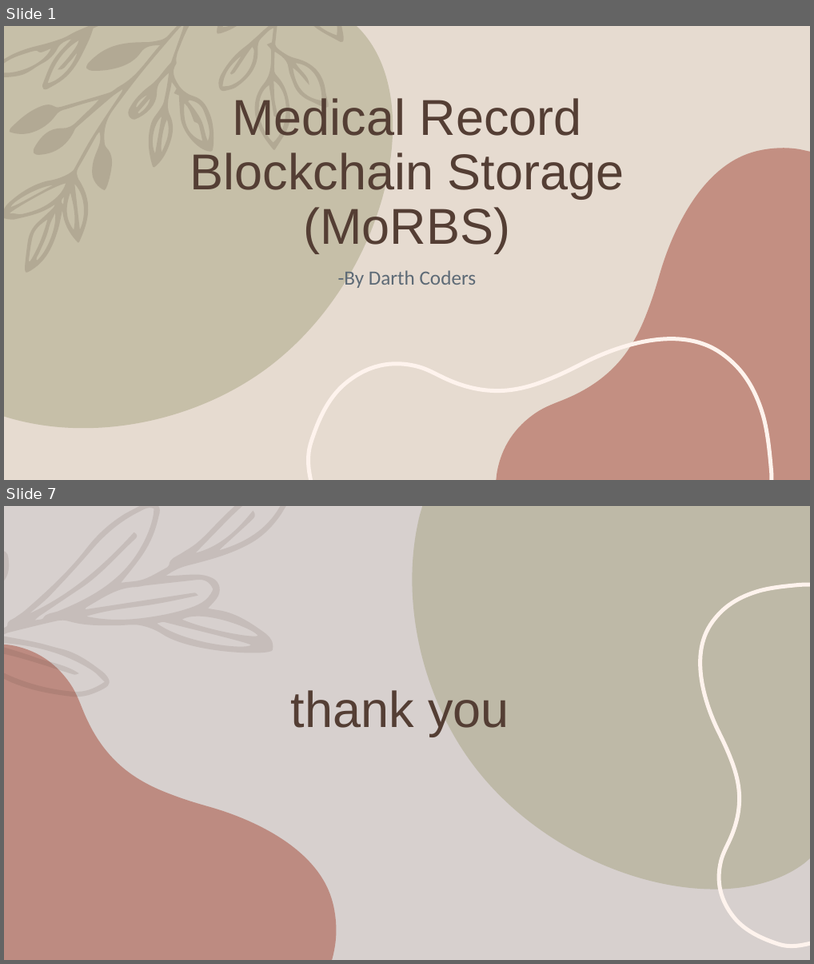
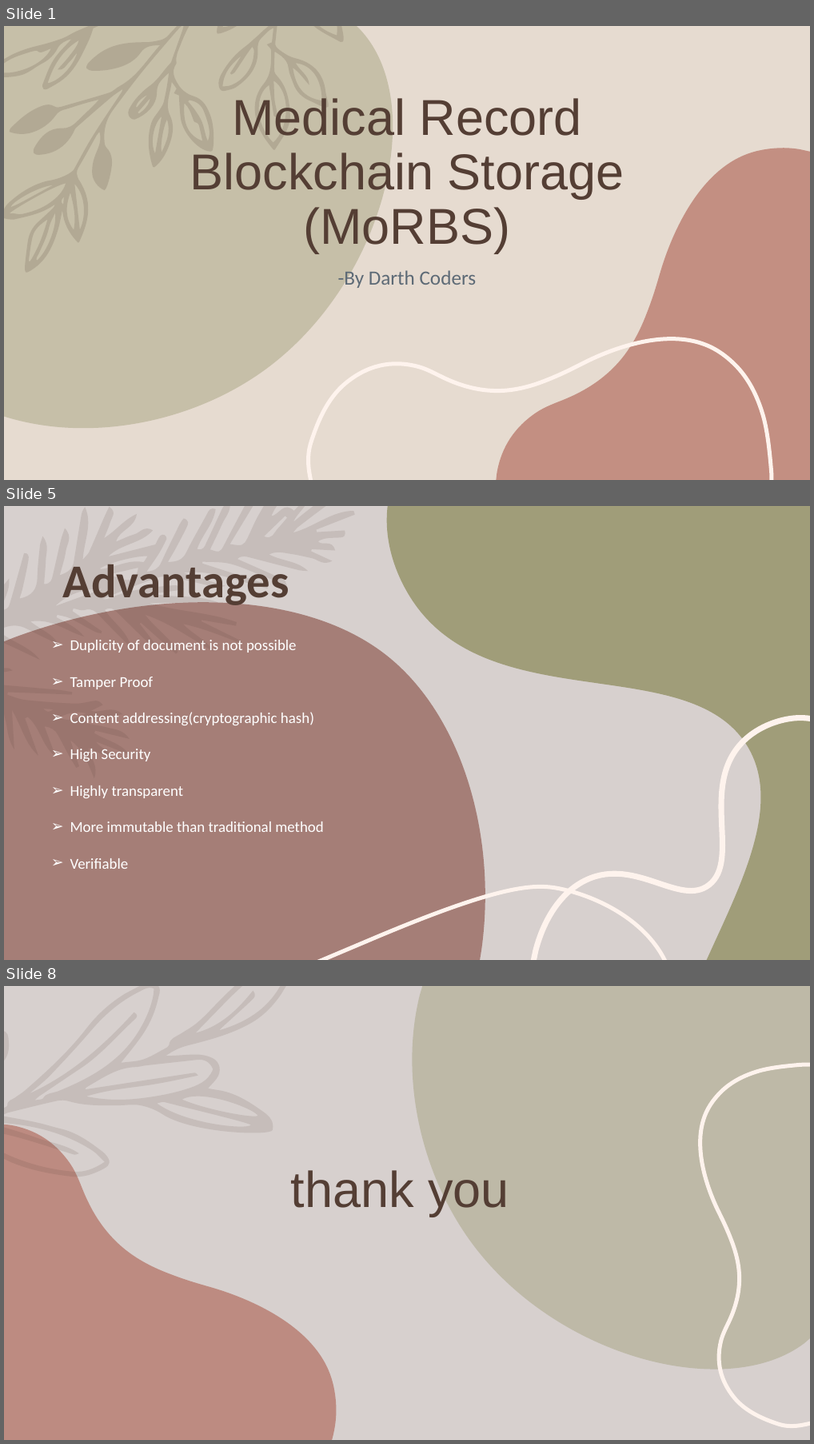
Before and after one commit to Nikhil1601/Medical-Record-Blockchain-Storage-, a slide deck: Medical Record Blockchain Storage.pptx. Shown one above the other, each under a label of ours: slides 1 and 7 before the commit, slides 1, 5 and 8 after it; the slides between them are not shown. The pictures are 814x964 and 814x1444 pixels, drawn with LibreOffice and Linux fonts; fonts in the diff are those of the drawing. Boxes give left, top, right and bottom in pixels: in the first picture for what was removed or moved away, otherwise in the second. Text is boxed around its words. In the diff, an @@ line names an element or a change of style, - is before the commit and + after.

```diff
--- a/Medical Record Blockchain Storage.pptx
+++ b/Medical Record Blockchain Storage.pptx
@@ slide 5 added at box(4, 506, 810, 960), background #D7D0CE @@
@@ freeform shape added at box(4, 506, 355, 778), fill #543E34 at 13% opacity @@
@@ freeform shape added at box(387, 506, 810, 960), fill #A09D79 @@
@@ text added at box(63, 564, 290, 609), 56 pt, text #543E34, bold @@
+Advantages
@@ freeform shape added at box(4, 602, 486, 960), fill #814439 at 58% opacity @@
@@ text added at box(70, 640, 323, 868), 18 pt, text #FFFFFF @@
+➢ Duplicity of document is not possible
+➢ Tamper Proof
+➢ Content addressing(cryptographic hash)
+➢ High Security
+➢ Highly transparent
+➢ More immutable than traditional method
+➢ Verifiable
@@ freeform shape added at box(534, 718, 810, 960), outline #FEF3ED 6.75 pt @@
@@ freeform shape added at box(318, 887, 667, 960), outline #FEF3ED 4.75 pt @@
@@ what was slide 7 is now slide 8 @@
```
Also in this commit, not shown: 5 slides changed.
